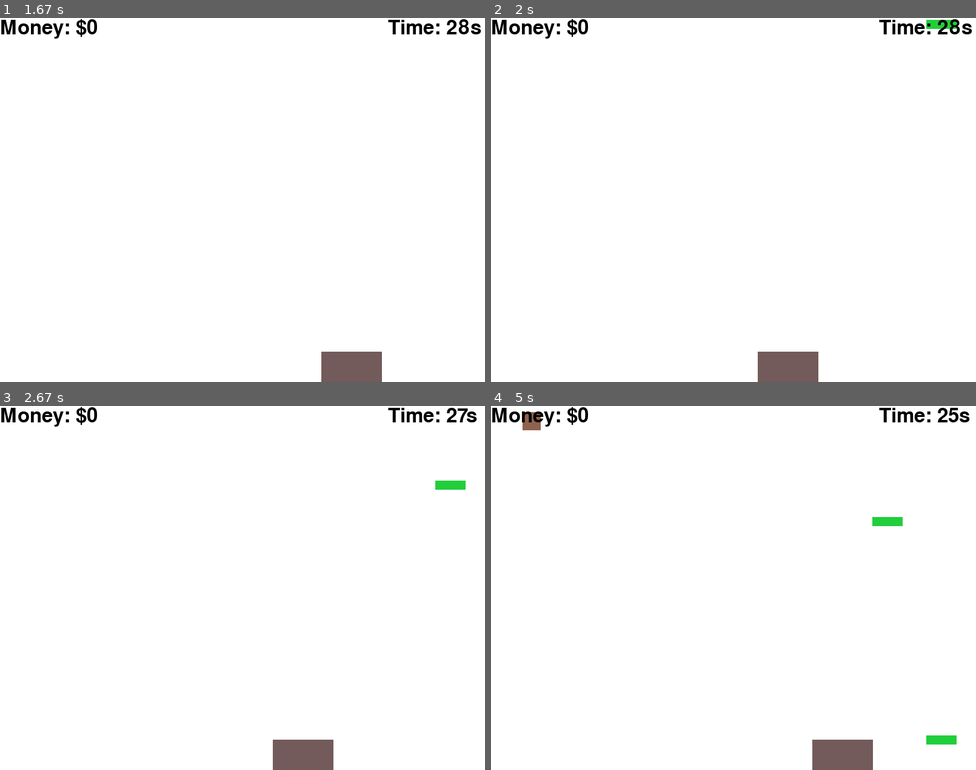
Above: before the commit, frames 1-4 (two rows, left to right).
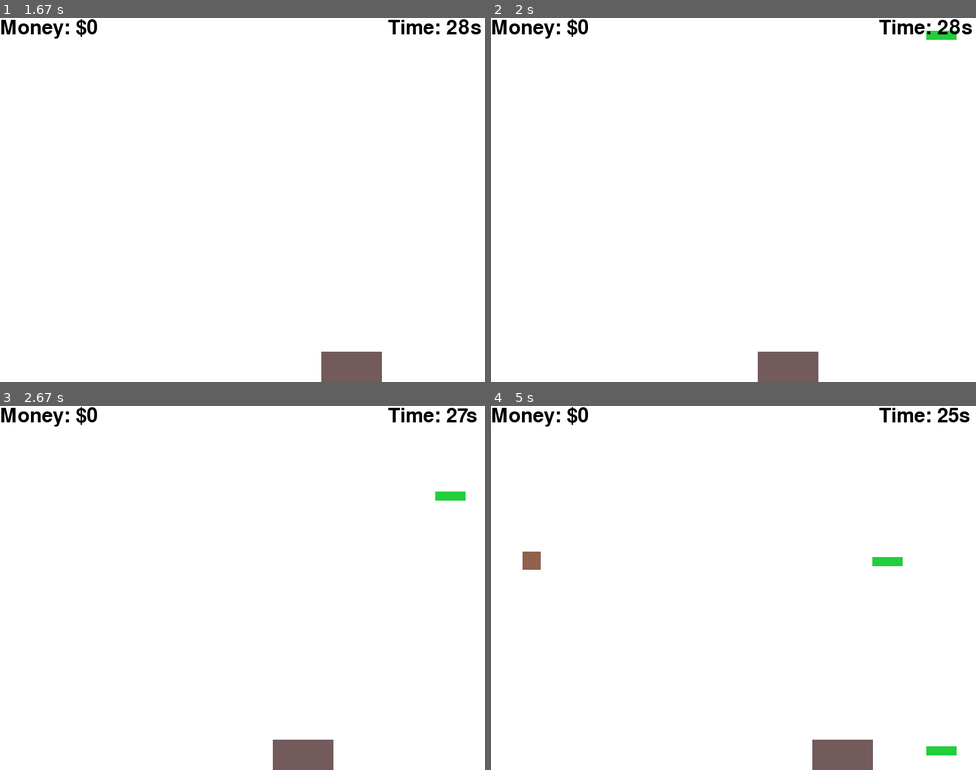
Above: after the commit, the same moments.

Repository: gnikkoch96/pygame-projects
Game: pygame game, started from test_game/main.py
Two runs of this game, one before a commit and one after it. Both use one fixed random seed, a clock stepped at 60 frames per second and the inputs below.
Inputs:
- Up to frame 1 (1.67 s): hold Right 0.33-0.8 s; hold Right 0.83-1.3 s; hold Left from 1.33 s (still down)
- Up to frame 2 (2 s): release Left at 1.87 s; hold Left from 1.9 s (still down)
- Up to frame 3 (2.67 s): release Left at 2.3 s; hold Right from 2.33 s (still down)
- Up to frame 4 (5 s): release Right at 2.97 s; hold Left 3-3.47 s; hold Right 3.5-3.97 s; hold Right 4-4.47 s; hold Left from 4.5 s (still down)

Frame 1 is identical in both runs. In frame 2, 0.2% of the frame differs, in the area x 89-96%, y 0-6%; in frame 3, 0.3%; in frame 4, 0.9%, in the area x 6-96%, y 1-96%.

Commit message:
feat: increased the spawn rate based on timer for the money and rock

Diff:
--- a/test_game/main.py
+++ b/test_game/main.py
@@ -26,15 +26,18 @@
 # money
 MONEY_SIZE: List[int] = [50, 15]
 MONEY_COLOR: str = "#21CE3B"
-MONEY_FALL_SPEED: int = 3
 MONEY_LIST: List[List[Union[int, str]]] = []
-MONEY_SPAWN_RATE: int = 120
+MONEY_FALL_SPEED_MIN: int = 3
+MONEY_FALL_SPEED_MAX: int = 6
+MONEY_SPAWN_RATE_MIN: int = 30 # per 60 FPS
+MONEY_SPAWN_RATE_MAX: int = 120
 
 # rock
 ROCK_SIZE: List[int] = [30, 30]
 ROCK_COLOR: str = "#90614c"
 ROCK_FALL_SPEED: int = 10
-ROCK_SPAWN_RATE: int = 300
+ROCK_SPAWN_RATE_MIN: int = 150
+ROCK_SPAWN_RATE_MAX: int = 300
 ROCK_LIST: List[List[Union[int, str]]] = []
 
 # game logic
@@ -44,7 +47,7 @@
 frame_count = 0
 score: int = 0
 start_time: int = 0
-remaining_time: int = 0
+remaining_time: int = TIME_LIMIT
 
 # ui objs
 font: pygame.font.SysFont = pygame.font.SysFont(None, 48)
@@ -53,16 +56,31 @@
 text_animations: List[Dict[str, Union[str, int]]] = []
 
 def update():
-    global frame_count, score, game_finished, remaining_time
+    global frame_count, score, game_finished, remaining_time, money_fall_speed, money_spawn_rate
+
+    # update time
+    current_time = pygame.time.get_ticks()
+    elapsed_time = current_time - start_time
+    remaining_time = max(0, TIME_LIMIT - elapsed_time)
+
+    # calculate progress (0 at start, 1 at end)
+    progress = (TIME_LIMIT - remaining_time) / TIME_LIMIT if TIME_LIMIT > 0 else 1
+
+    # interpolate fall speed and spawn rate
+    current_money_fall_speed = int(MONEY_FALL_SPEED_MIN + progress * (MONEY_FALL_SPEED_MAX - MONEY_FALL_SPEED_MIN))
+
+    current_money_spawn_rate = max(1, int(MONEY_SPAWN_RATE_MAX - progress * (MONEY_SPAWN_RATE_MAX - MONEY_SPAWN_RATE_MIN)))
+
+    current_rock_spawn_rate = max(1, int(ROCK_SPAWN_RATE_MAX - progress * (ROCK_SPAWN_RATE_MAX - ROCK_SPAWN_RATE_MIN)))
 
     # spawn new money
     frame_count += 1
-    if frame_count % MONEY_SPAWN_RATE == 0:
+    if frame_count % current_money_spawn_rate == 0:
         rand_x = random.randint(0, SCREEN_WIDTH - MONEY_SIZE[0])
         MONEY_LIST.append([rand_x, 0, MONEY_SIZE[0], MONEY_SIZE[1], MONEY_COLOR])
 
     # spawn rock
-    if frame_count % ROCK_SPAWN_RATE == 0:
+    if frame_count % current_rock_spawn_rate == 0:
         rand_x = random.randint(0, SCREEN_WIDTH - MONEY_SIZE[0])
         ROCK_LIST.append([rand_x, 0, ROCK_SIZE[0], ROCK_SIZE[1], ROCK_COLOR])
 
@@ -70,7 +88,7 @@
     bucket_rect = pygame.Rect(bucket[0], bucket[1], bucket[2], bucket[3])
 
     for money in MONEY_LIST[:]: # slice to allow removal of items
-        money[1] += MONEY_FALL_SPEED
+        money[1] += current_money_fall_speed
 
         money_rect = pygame.Rect(money[0], money[1], money[2], money[3])
         if bucket_rect.colliderect(money_rect):
@@ -124,13 +142,6 @@
         if anim['timer'] <= 0:
             text_animations.remove(anim)
 
-    # update time
-    current_time = pygame.time.get_ticks()
-    elapsed_time = current_time - start_time
-    remaining_time = max(0, TIME_LIMIT - elapsed_time)
-
-    if remaining_time <= 0:
-        game_finished = False
 
 
 
